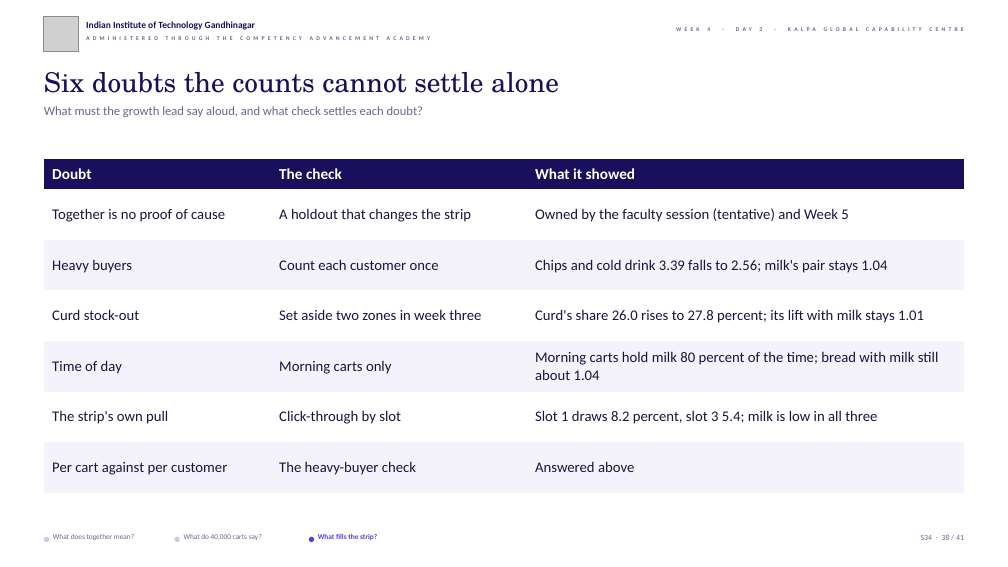
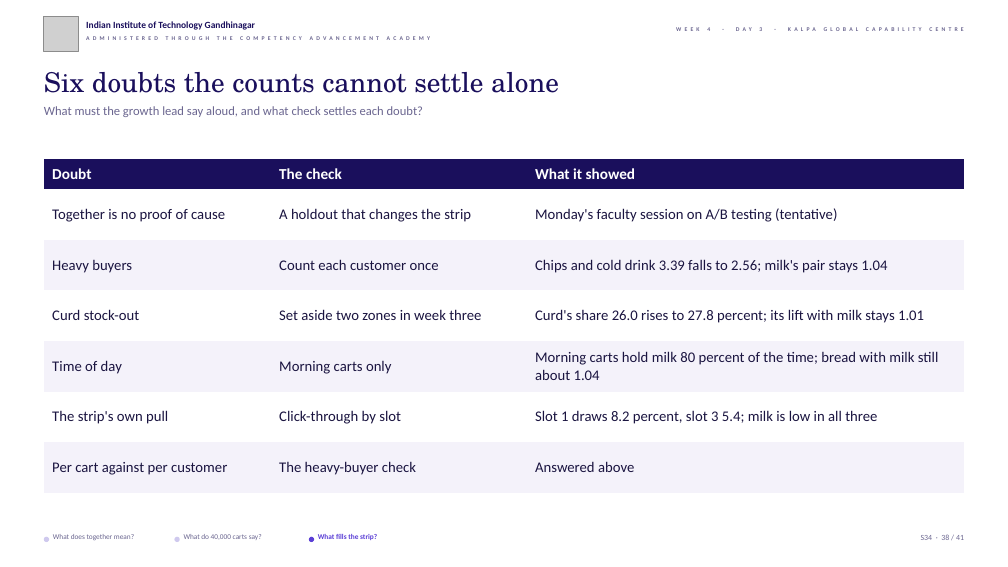
Before and after one commit to fde-academy-lab/c2-content-factory, a slide deck: slide 38 of content/W04/D3/slides/C2_W04_D03_half1_STUDENT.pptx. Drawn at 1008x567 pixels with LibreOffice and Linux fonts; fonts in the diff are those of the drawing; grey boxes stand for pictures; background and template pictures are left out. Boxes give left, top, right and bottom in pixels: in the first picture for what was removed or moved away, otherwise in the second. Text is boxed around its words. In the diff, an @@ line names an element or a change of style, - is before the commit and + after.

```diff
--- a/content/W04/D3/slides/C2_W04_D03_half1_STUDENT.pptx
+++ b/content/W04/D3/slides/C2_W04_D03_half1_STUDENT.pptx
@@ table at box(44, 159, 964, 493) @@
-row 2, column 3: Owned by the faculty session (tentative) and Week 5
+row 2, column 3: Monday's faculty session on A/B testing (tentative)
```
Also in this commit, not shown: 3 other slides changed, 10 other files.
